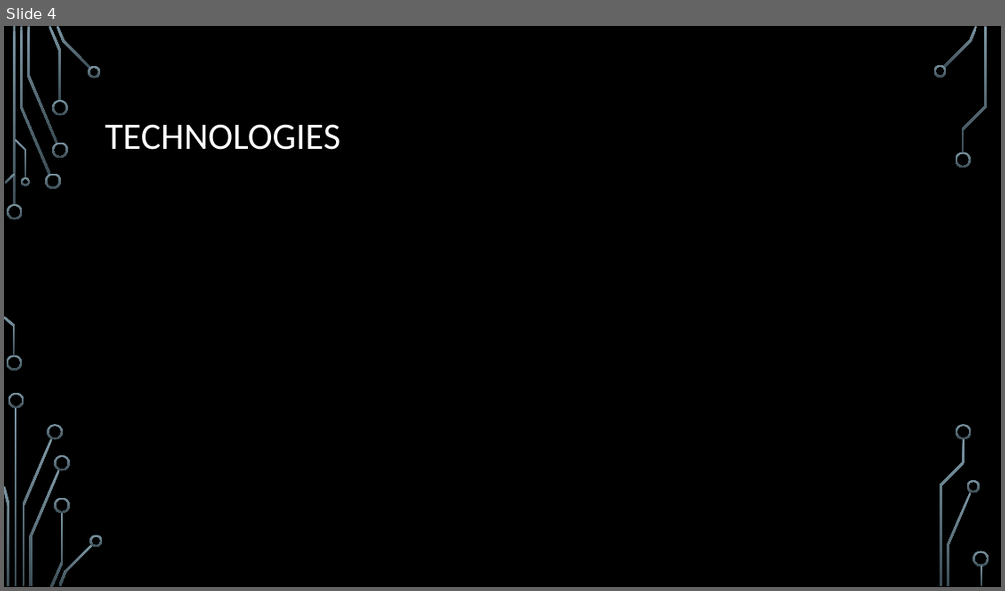
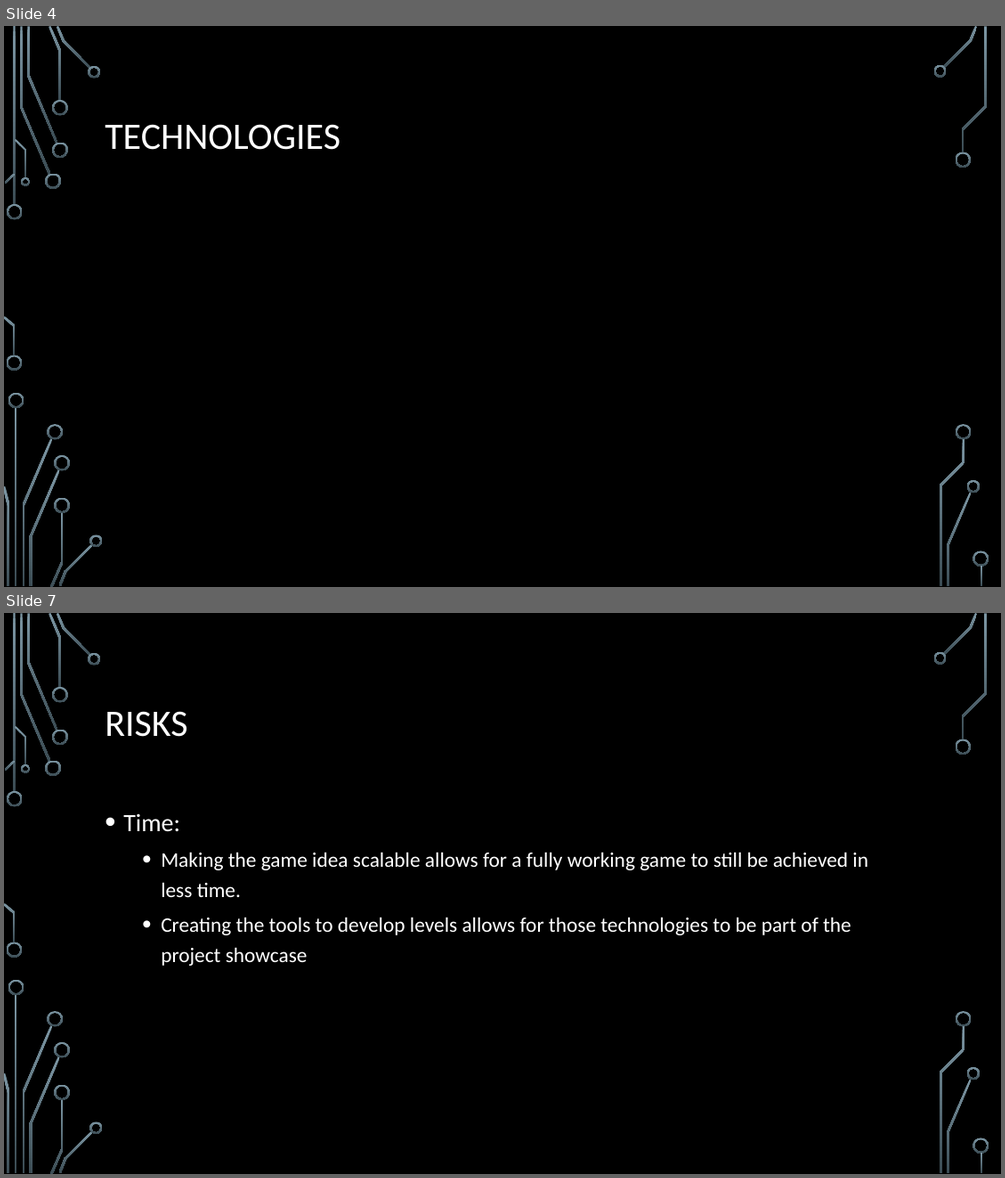
Before and after one commit to scholj05/GameProg_ass1, a slide deck: resources/Assignment 1 proposal.pptx. Shown one above the other, each under a label of ours: slide 4 before the commit, slides 4 and 7 after it; the slides between them are not shown. The pictures are 1005x591 and 1005x1178 pixels, drawn with LibreOffice and Linux fonts; fonts in the diff are those of the drawing; background and template pictures are left out. Boxes give left, top, right and bottom in pixels: in the first picture for what was removed or moved away, otherwise in the second. Text is boxed around its words. In the diff, an @@ line names an element or a change of style, - is before the commit and + after.

```diff
--- a/resources/Assignment 1 proposal.pptx
+++ b/resources/Assignment 1 proposal.pptx
@@ slide 7 added at <box>4,613,1001,1174</box>, background picture (left out); not listed: 36 template elements that a slide beside it also shows @@
@@ title added at <box>105,711,187,737</box>, 36 pt, text #FFFFFF @@
+RISKS
@@ text added at <box>123,814,868,965</box>, 20 pt, text #FFFFFF @@
+• Time:
+  • Making the game idea scalable allows for a fully working game to still be achieved in less time.
+  • Creating the tools to develop levels allows for those technologies to be part of the project showcase
```
Also in this commit, not shown: 1 slide changed, 5 other slides added.
